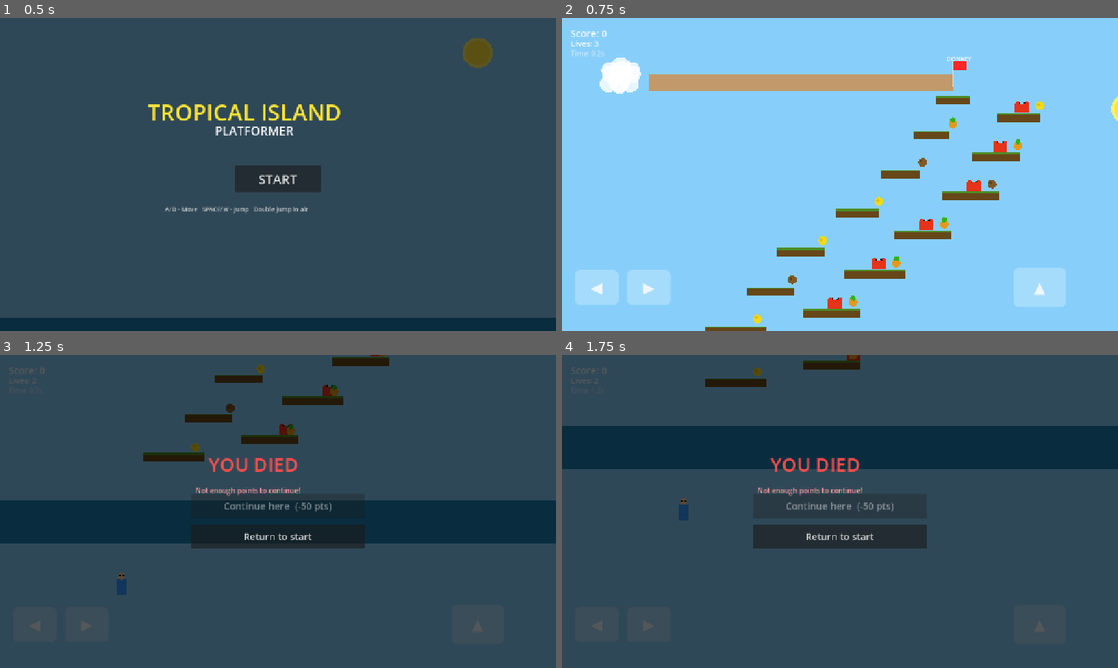
Above: before the commit, frames 1-4 (two rows, left to right).
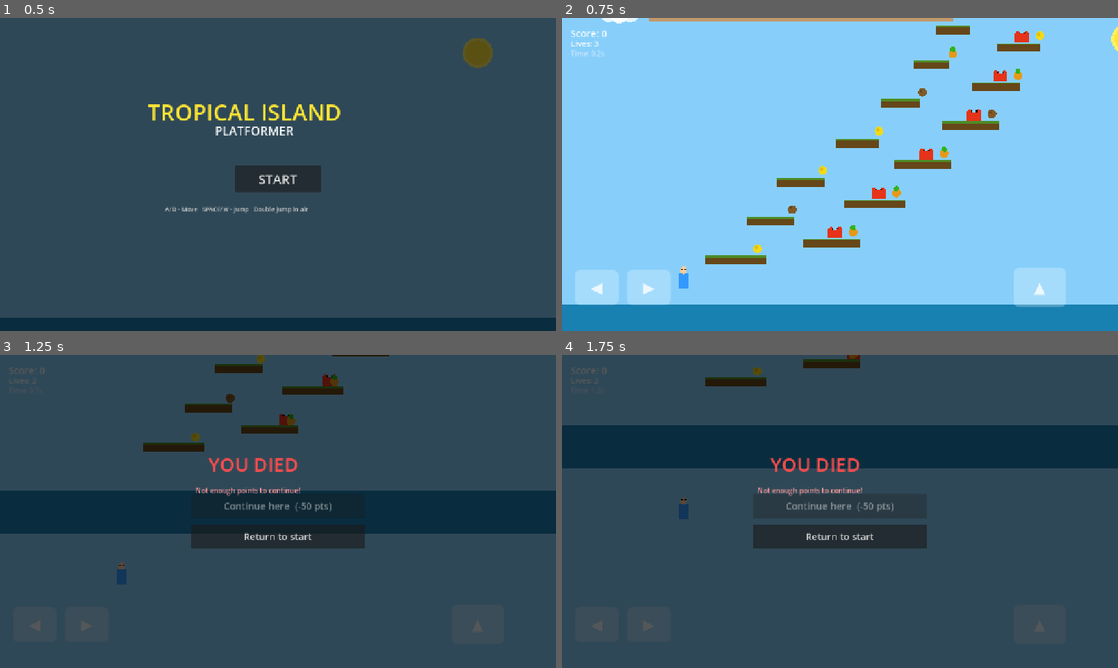
Above: after the commit, the same moments.

Repository: basic-scientia/Tropical-Island-Platformer
Game: Godot game, scene res://main.tscn
The game is run twice, just before and just after one commit, with the same random seed, the same clock (stepped at 60 frames per second) and the same inputs.
Inputs:
- Up to frame 1 (0.5 s): no input
- Up to frame 2 (0.75 s): click "START" at 0.5 s
- Up to frame 3 (1.25 s): no input
- Up to frame 4 (1.75 s): hold D (move_right) from 1.28 s (still down); tap Space (jump) at 1.52 s

Frame 1 is identical in both runs. In frame 2, 20% of the frame differs, in the area x 0-100%, y 0-100%; in frame 3, 8.7%; in frame 4, 0.6%.

Commit message:
Fix camera starting at player position instead of (0,0)

Diff:
--- a/main.gd
+++ b/main.gd
@@ -283,6 +283,8 @@
 	_create_player()
 	_create_camera()
 	_build_level(0)
+	if camera and player:
+		camera.position = player.position
 	_create_hud()
 	_create_touch_controls()
 
